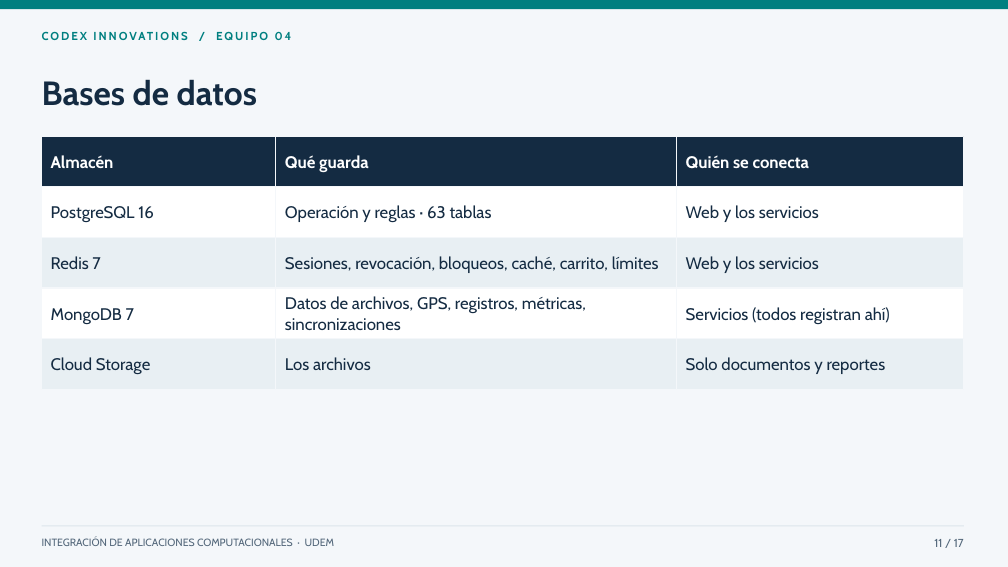
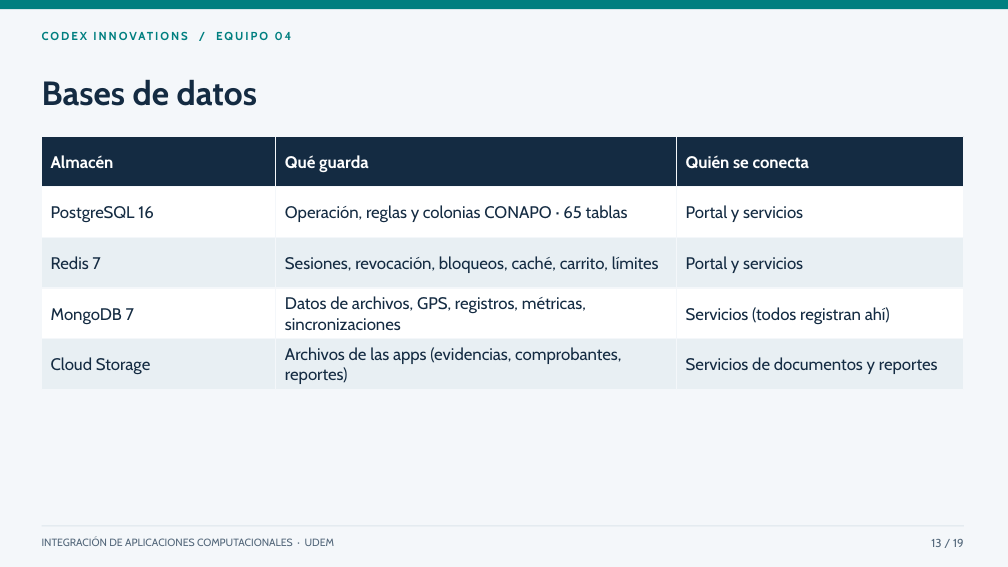
Before and after one commit to mauro-castp/proyecto-integracion, a slide deck: slide 13 of presentacion/Microhubs · Presentación final.pptx (slide 11 before the commit). Drawn at 1008x567 pixels with LibreOffice and Linux fonts; fonts in the diff are those of the drawing. Boxes give left, top, right and bottom in pixels: in the first picture for what was removed or moved away, otherwise in the second. Text is boxed around its words. In the diff, an @@ line names an element or a change of style, - is before the commit and + after.

```diff
--- a/presentacion/Microhubs · Presentación final.pptx
+++ b/presentacion/Microhubs · Presentación final.pptx
@@ text at [285,205,628,222]: text changed @@
-Operación y reglas · 63 tablas
+Operación, reglas y colonias CONAPO · 65 tablas
@@ text at [686,205,803,222]: text changed @@
-Web y los servicios
+Portal y servicios
@@ text at [686,256,803,273]: text changed @@
-Web y los servicios
+Portal y servicios
@@ text at [285,347,621,384]: text changed @@
-Los archivos
+Archivos de las apps (evidencias, comprobantes, reportes)
@@ text at [686,357,938,374]: text changed @@
-Solo documentos y reportes
+Servicios de documentos y reportes
@@ text at [931,539,964,547]: text changed @@
-11 / 17
+13 / 19
```
Also in this commit, not shown: 15 other slides changed, 2 slides added, 1 other file.
